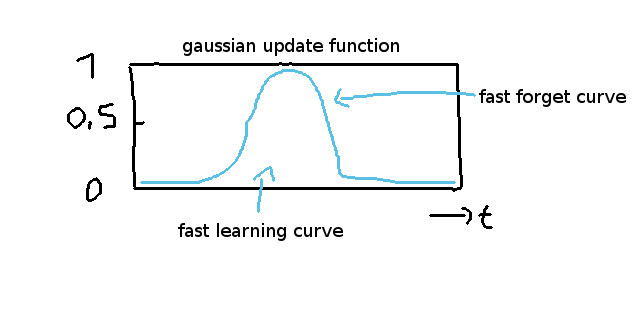
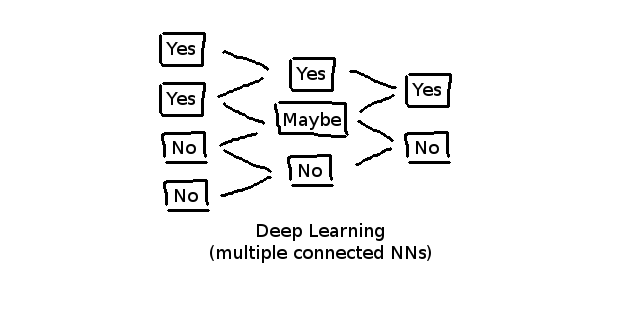
Before/after of a 640 x 320 layered artwork. What changed in the layer stack:
added layer "deep-learning" above "lstm-rnn" over [159, 32, 452, 263]
hid "backpropagation-gaussian" over [67, 38, 626, 241]
